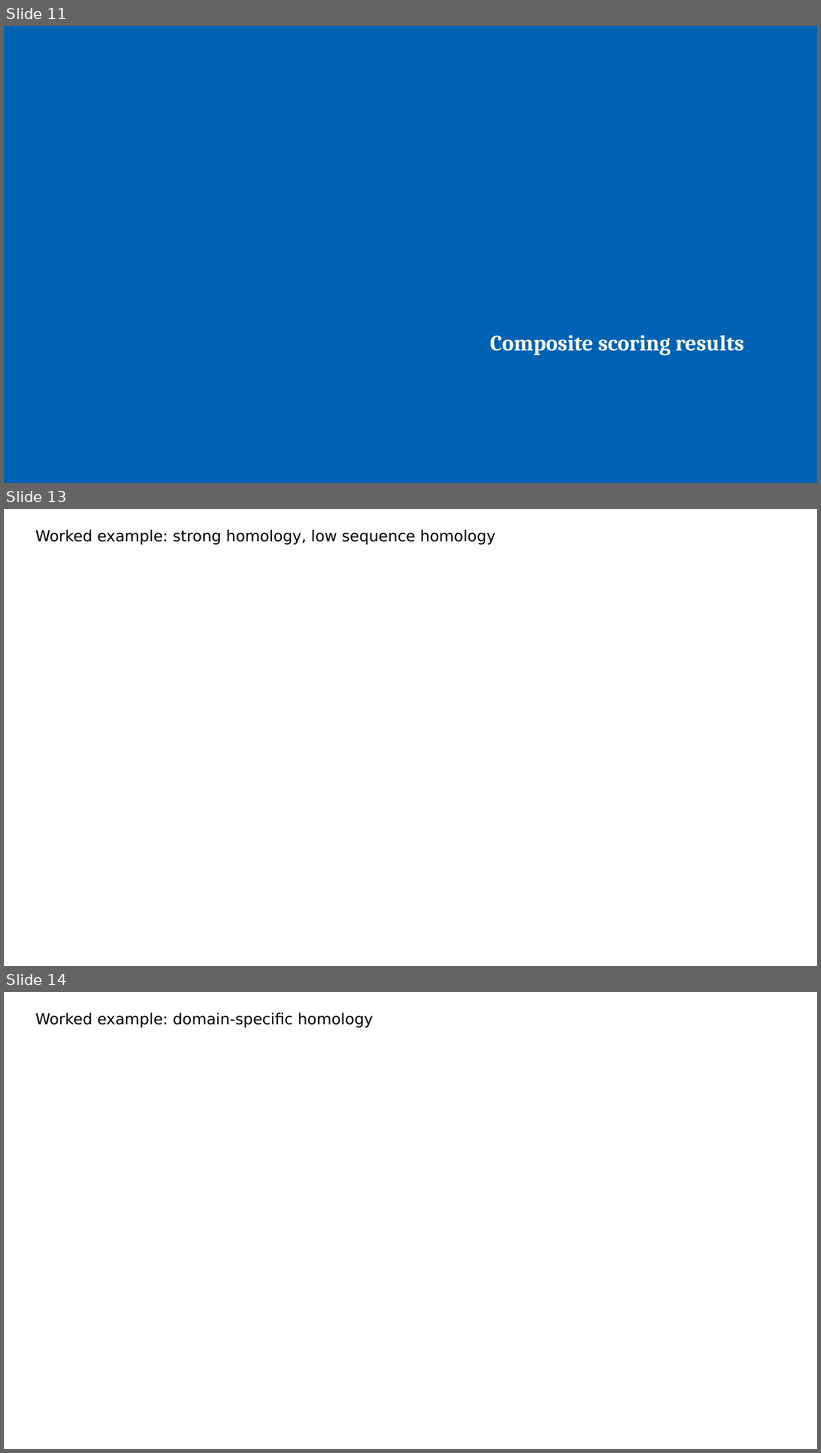
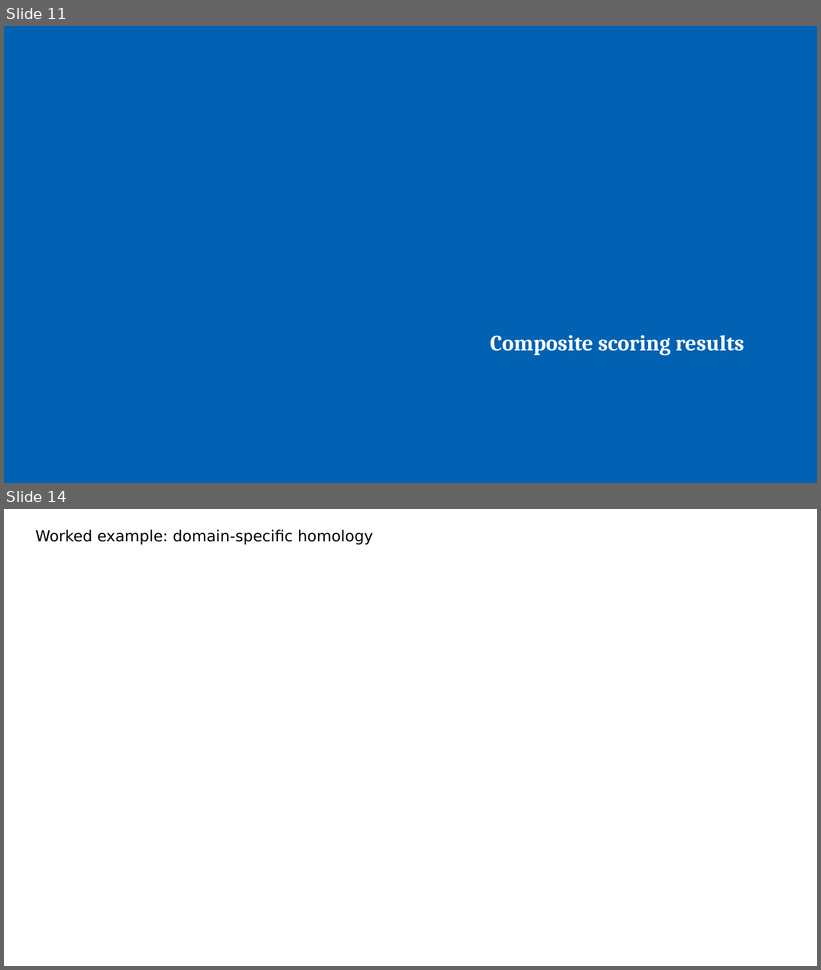
Before and after one commit to juliandeanmoran/BISSH, a slide deck: reports/2026-08-28_projectUpdate_3/2026-08-28_projectUpdate_3_jmoran.pptx. Shown one above the other, each under a label of ours: slides 11, 13 and 14 before the commit, slides 11 and 14 after it; the slides between them are not shown. The pictures are 821x1453 and 821x970 pixels, drawn with LibreOffice and Linux fonts; fonts in the diff are those of the drawing. Boxes give left, top, right and bottom in pixels: in the first picture for what was removed or moved away, otherwise in the second. Text is boxed around its words. In the diff, an @@ line names an element or a change of style, - is before the commit and + after.

```diff
--- a/reports/2026-08-28_projectUpdate_3/2026-08-28_projectUpdate_3_jmoran.pptx
+++ b/reports/2026-08-28_projectUpdate_3/2026-08-28_projectUpdate_3_jmoran.pptx
@@ slide 13 removed at [4,509,817,966], background #FFFFFF @@
@@ text removed at [36,529,496,545] @@
-Worked example: strong homology, low sequence homology
```
Also in this commit, not shown: 2 slides changed, 1 slide added, 1 other file.
